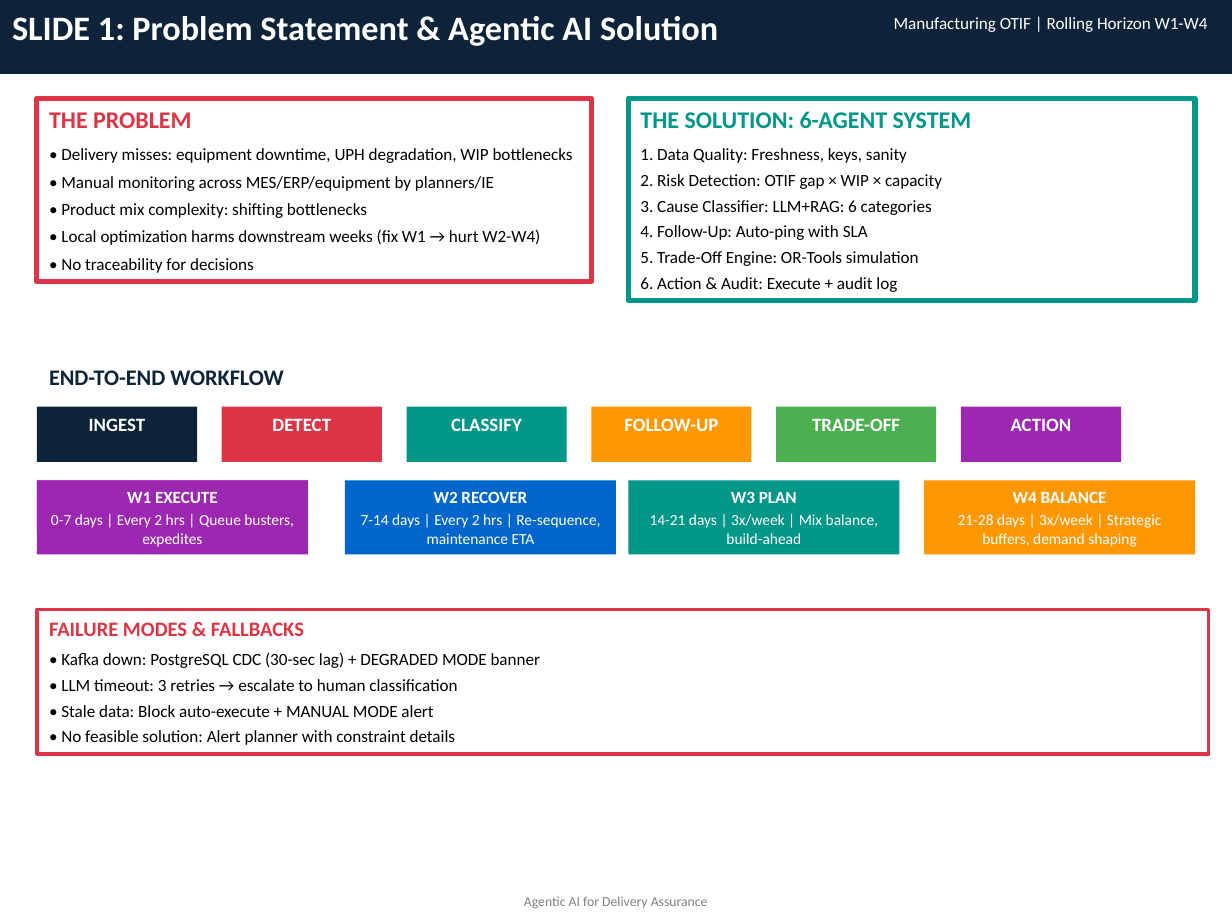
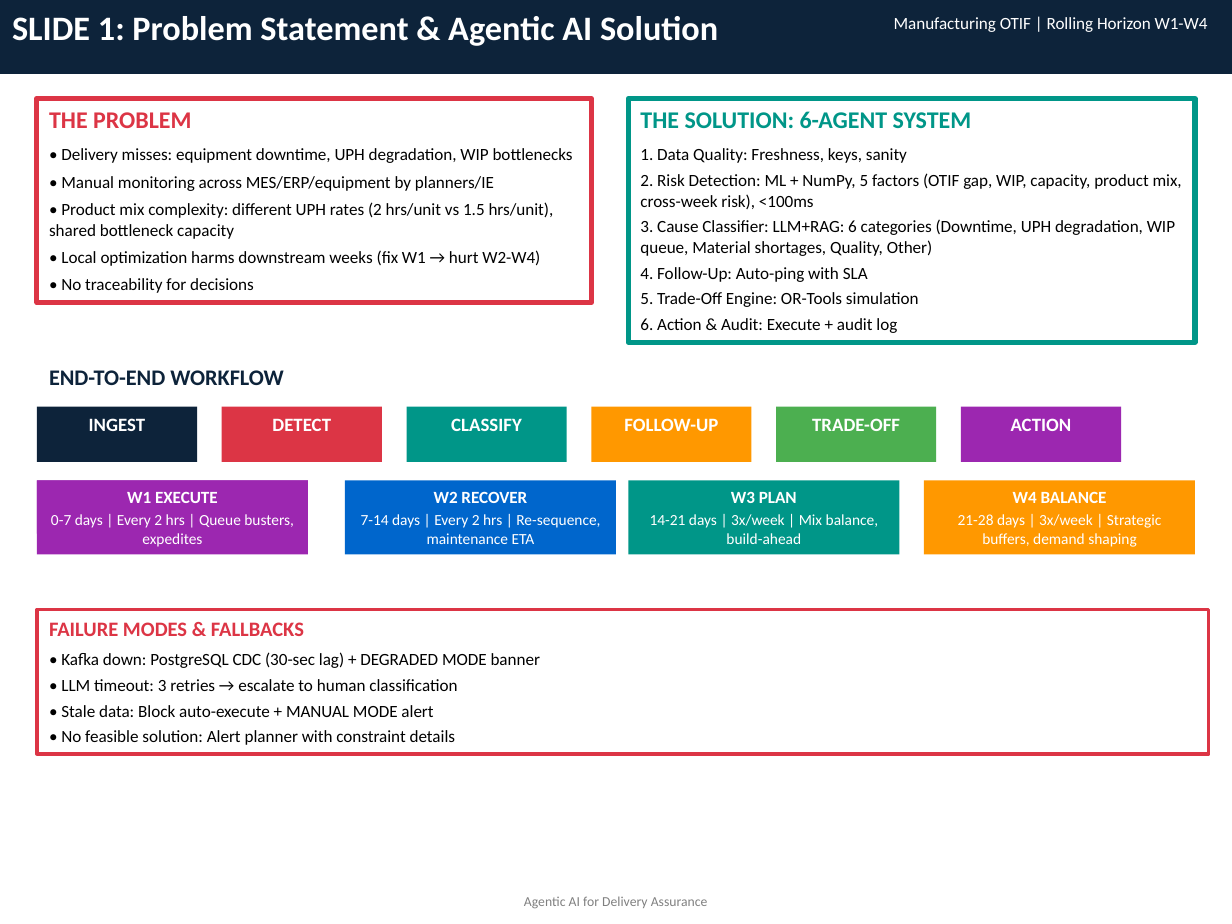
Before and after one commit to rashmikbhat/Agentic-AI-Delivery-Assurance-Across-Weeks, a slide deck: slide 1 of Agentic_AI_Delivery_Assurance_UPDATED_FINAL.pptx. Drawn at 1232x924 pixels with LibreOffice and Linux fonts; fonts in the diff are those of the drawing. Boxes give left, top, right and bottom in pixels: in the first picture for what was removed or moved away, otherwise in the second. Text is boxed around its words. In the diff, an @@ line names an element or a change of style, - is before the commit and + after.

```diff
--- a/Agentic_AI_Delivery_Assurance_UPDATED_FINAL.pptx
+++ b/Agentic_AI_Delivery_Assurance_UPDATED_FINAL.pptx
@@ rectangle "THE PROBLEM": place and size @@
-rectangle "THE PROBLEM" at (37,99,591,282)
+rectangle "THE PROBLEM" at (37,99,591,302)
@@ rectangle "THE SOLUTION: 6-AGENT SYSTEM": place and size @@
-rectangle "THE SOLUTION: 6-AGENT SYSTEM" at (628,99,1195,301)
+rectangle "THE SOLUTION: 6-AGENT SYSTEM" at (628,99,1195,342)
@@ text in rectangle at (640,173,1182,256): text changed @@
-2. Risk Detection: OTIF gap × WIP × capacity
-3. Cause Classifier: LLM+RAG: 6 categories
+2. Risk Detection: ML + NumPy, 5 factors (OTIF gap, WIP, capacity, product mix, cross-week risk), <100ms
+3. Cause Classifier: LLM+RAG: 6 categories (Downtime, UPH degradation, WIP queue, Material shortages, Quality, Other)
@@ text in rectangle at (49,202,554,239): text changed @@
-• Product mix complexity: shifting bottlenecks
+• Product mix complexity: different UPH rates (2 hrs/unit vs 1.5 hrs/unit), shared bottleneck capacity
```
Also in this commit, not shown: 4 other slides changed, 2 other files.
